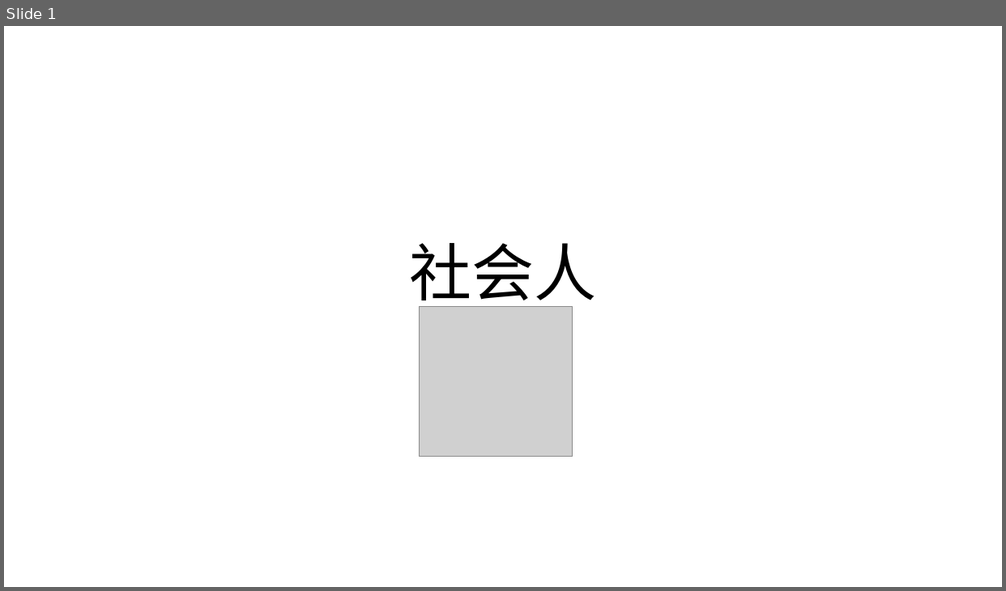
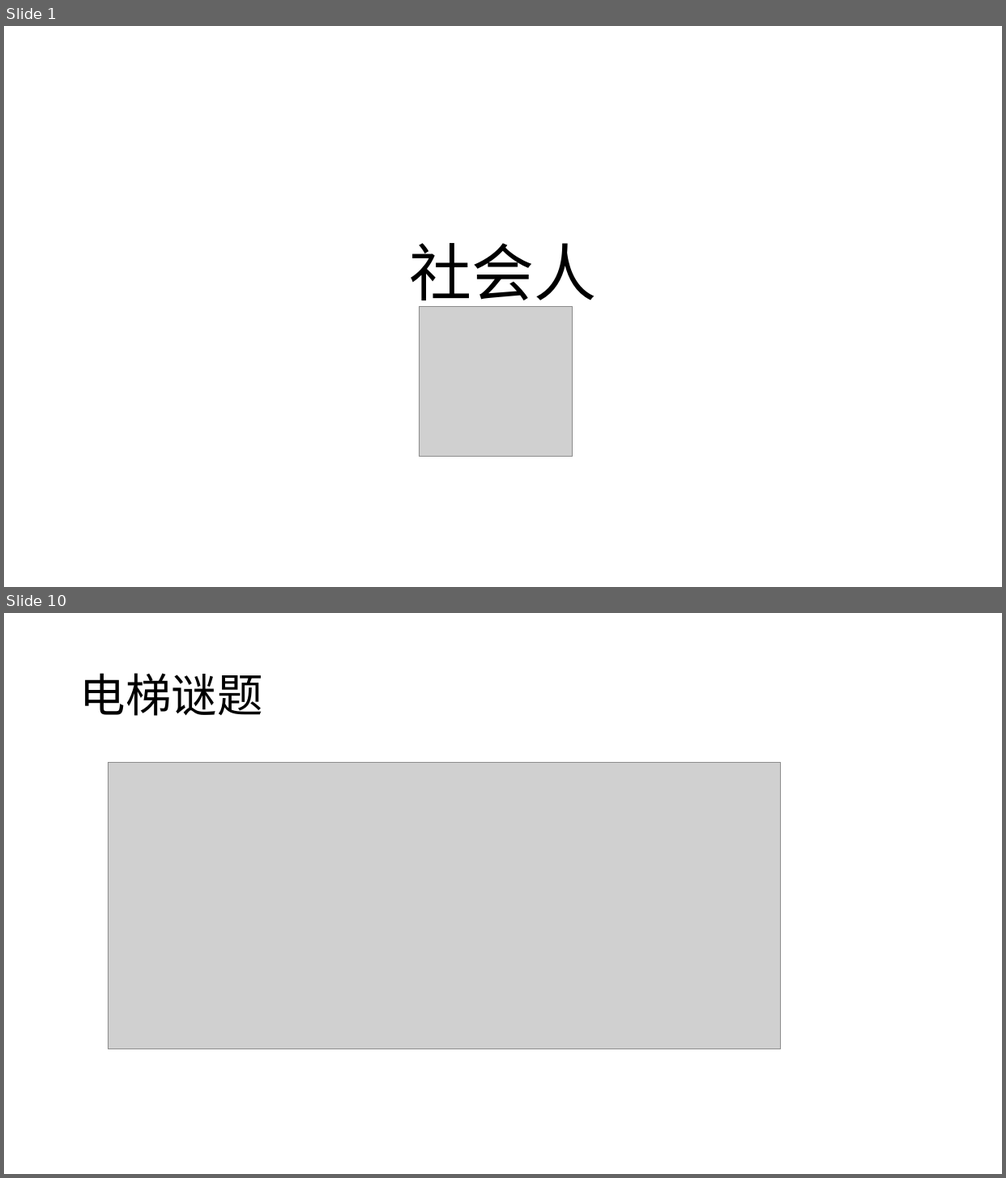
Before and after one commit to Yonahwang/God_with_me, a slide deck: 2018Q2/TGIF/TGIP_June6.pptx. Shown one above the other, each under a label of ours: slide 1 before the commit, slides 1 and 10 after it; the slides between them are not shown. The pictures are 1006x591 and 1006x1178 pixels, drawn with LibreOffice and Linux fonts; fonts in the diff are those of the drawing; grey boxes stand for pictures. Boxes give left, top, right and bottom in pixels: in the first picture for what was removed or moved away, otherwise in the second. Text is boxed around its words. In the diff, an @@ line names an element or a change of style, - is before the commit and + after.

```diff
--- a/2018Q2/TGIF/TGIP_June6.pptx
+++ b/2018Q2/TGIF/TGIP_June6.pptx
@@ slide 10 added at <box>4,613,1002,1174</box>, background #FFFFFF @@
@@ title added at <box>80,673,263,716</box>, 44 pt, text #000000 @@
+电梯谜题
@@ picture added at <box>108,763,781,1050</box> @@
```
Also in this commit, not shown: 10 other slides added, 1 slide removed, 9 other files.
